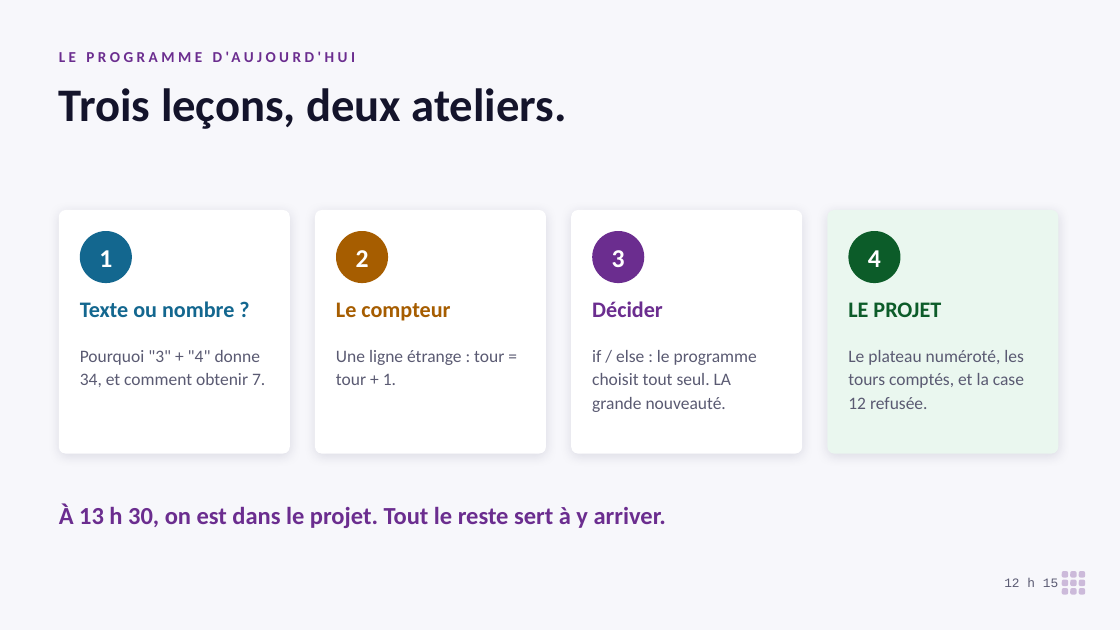
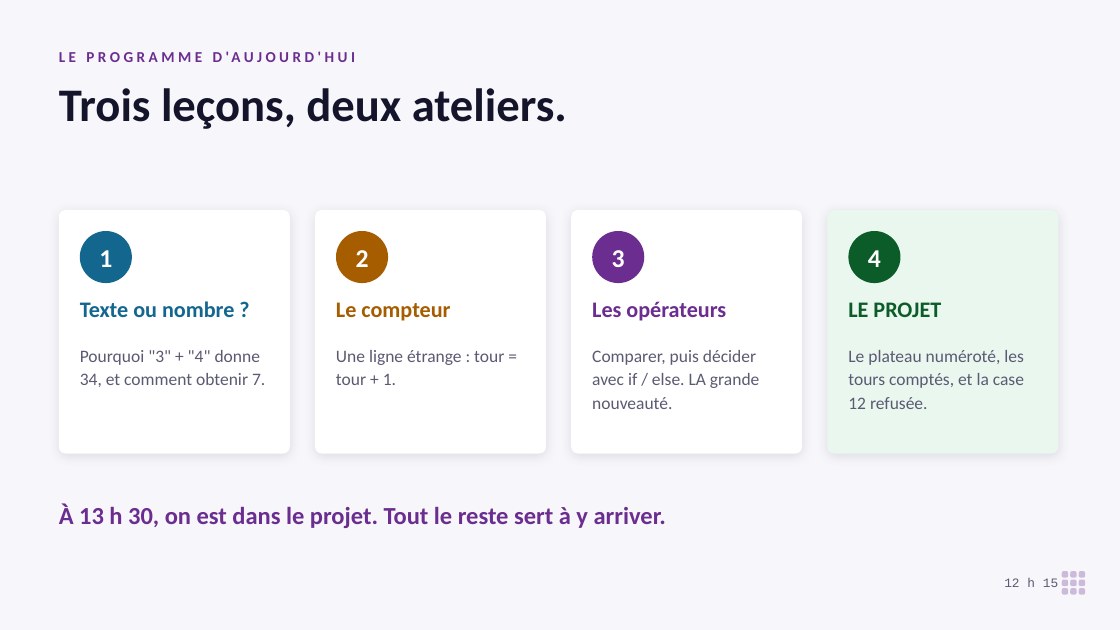
Before and after one commit to koffipierredamien/python-learning, a slide deck: slide 3 of 2-seances/S04-le-jeu-compte/a-projeter/seance-4-projection.pptx. Drawn at 1120x630 pixels with LibreOffice and Linux fonts; fonts in the diff are those of the drawing. Boxes give left, top, right and bottom in pixels: in the first picture for what was removed or moved away, otherwise in the second. Text is boxed around its words. In the diff, an @@ line names an element or a change of style, - is before the commit and + after.

```diff
--- a/2-seances/S04-le-jeu-compte/a-projeter/seance-4-projection.pptx
+++ b/2-seances/S04-le-jeu-compte/a-projeter/seance-4-projection.pptx
@@ text at (x1=592, y1=301, x2=726, y2=321): text changed @@
-Décider
+Les opérateurs
@@ text at (x1=592, y1=350, x2=759, y2=409): text changed @@
-if / else : le programme choisit tout seul. LA grande nouveauté.
+Comparer, puis décider avec if / else. LA grande nouveauté.
```
Also in this commit, not shown: 2 other slides changed, 2 slides added, 1 slide removed, 12 other files.
